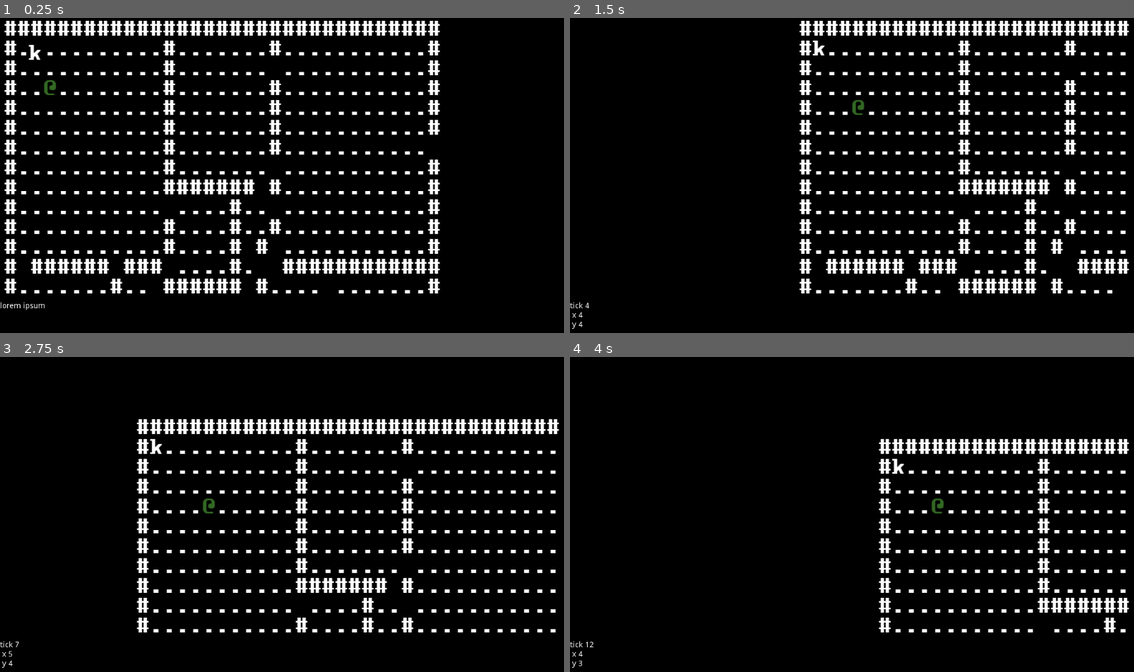
Above: before the commit, frames 1-4 (two rows, left to right).
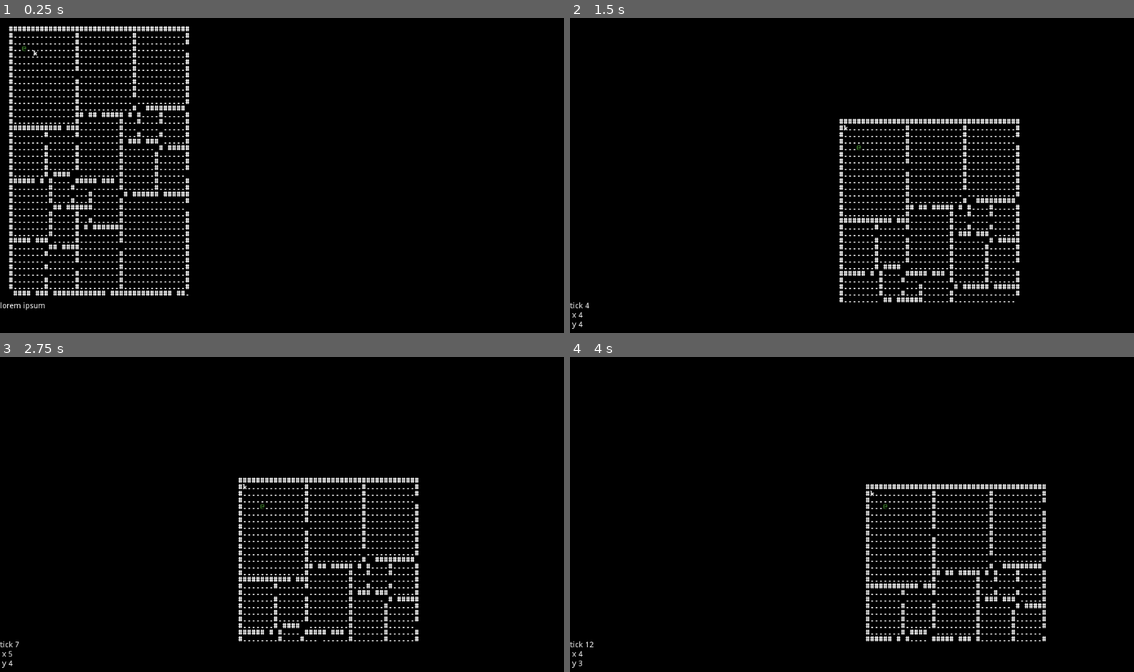
Above: after the commit, the same moments.

Repository: redxaxder/7DRL2022
Game: Godot game, scene res://scenes/root.tscn
Two runs of this game, one before a commit and one after it. Both use one fixed random seed, a clock stepped at 60 frames per second and the inputs below.
Inputs:
- Up to frame 1 (0.25 s): no input
- Up to frame 2 (1.5 s): tap Enter at 0.5 s; hold Right (right) 0.53-1.28 s; hold Space (action) 0.53-1.28 s; hold Down (down) from 1.28 s (still down); tap Space (action) at 1.35 s
- Up to frame 3 (2.75 s): tap Enter at 2 s; release Down (down) at 2.03 s; hold Right (right) from 2.03 s (still down); hold . (pass) from 2.03 s (still down); tap Space (action) at 2.3 s
- Up to frame 4 (4 s): tap Space (action) at 2.75, 2.85 s; release Right (right) at 2.78 s; release . (pass) at 2.78 s; hold Up (up) 2.78-3.53 s; tap Enter at 3.5 s; hold Left (left) from 3.53 s (still down); hold Space (action) from 3.53 s (still down)

The runs differ from the first frame. In frame 1, 18% of the frame differs, in the area x 0-79%, y 0-89%; in frame 2, 14%; in frame 3, 12%; in frame 4, 8.7%.

Commit message:
small text

Diff:
--- a/lib/screen.gd
+++ b/lib/screen.gd
@@ -1,8 +1,8 @@
-const TILE_WIDTH: int = 24
-const TILE_HEIGHT: int = 36
+const TILE_WIDTH: int = 8
+const TILE_HEIGHT: int = 12
 
-const VIEWPORT_WIDTH: int = 42
-const VIEWPORT_HEIGHT: int = 14
+const VIEWPORT_WIDTH: int = 42 * 3
+const VIEWPORT_HEIGHT: int = 14 * 3
 
 const CENTER_X: int = VIEWPORT_WIDTH / 2
 const CENTER_Y: int = VIEWPORT_HEIGHT / 2
--- a/resources/maps/static_map.gd
+++ /dev/null
@@ -1,17 +0,0 @@
-
-var maps = [{
-	"width": 154,
-	"height": 154,
-	"rooms":  [Vector3(0, 0, 61), Vector3(61, 0, 52), Vector3(113, 0, 41), Vector3(113, 41, 11), Vector3(124, 41, 30), Vector3(61, 52, 9), Vector3(70, 52, 35), Vector3(105, 52, 19), Vector3(0, 61, 46), Vector3(46, 61, 24), Vector3(105, 71, 16), Vector3(121, 71, 33), Vector3(46, 85, 22), Vector3(68, 85, 2), Vector3(68, 87, 36), Vector3(104, 87, 17), Vector3(104, 104, 50), Vector3(0, 107, 47), Vector3(47, 107, 21), Vector3(68, 123, 5), Vector3(73, 123, 31), Vector3(47, 128, 26)]
-	},
-	{
-		"width": 15,
-		"height": 15,
-		"rooms": [Vector3(0,0,5), Vector3(5, 0, 5), Vector3(0, 5, 5), Vector3(5, 5, 10)]
-	},
-	{
-		"width": 5,
-		"height": 5,
-		"rooms": [Vector3(0, 0, 5)]
-	}
-	]
--- a/scenes/root.gd
+++ b/scenes/root.gd
@@ -4,14 +4,17 @@
 var SCREEN = preload("res://lib/screen.gd").new()
 var constants = preload("res://lib/const.gd").new()
 
+onready var pc = $pc
+onready var terrain = $terrain
+
 signal end_player_turn(pan)
 
 export(PackedScene) var knight_scene
 
 func _ready():
-	$terrain.load_map(100)
+	terrain.load_random_map()
 	connect(constants.END_PLAYER_TURN, $Scheduler, "_end_player_turn")
-	$pc.position = SCREEN.dungeon_to_screen(x - pan.x,y - pan.y)
+	pc.position = SCREEN.dungeon_to_screen(x - pan.x,y - pan.y)
 	var knight = knight_scene.instance()
 	knight.pos.x = 1
 	knight.pos.y = 1
@@ -47,7 +50,7 @@
 		acted = true
 
 	if acted:
-		$pc.position = SCREEN.dungeon_to_screen(x - pan.x,y - pan.y)
+		pc.position = SCREEN.dungeon_to_screen(x - pan.x,y - pan.y)
 		tick += 1
 		$hud/status_panel/text.text = "tick {0}\n x {1}\n y {2}".format([tick,x,y])
 		emit_signal(constants.END_PLAYER_TURN, pan)
@@ -66,13 +69,12 @@
 			pan = Vector2(x-SCREEN.CENTER_X-look_distance_h,y-SCREEN.CENTER_Y)
 		DIR.RIGHT:
 			pan = Vector2(x-SCREEN.CENTER_X+look_distance_h,y-SCREEN.CENTER_Y)
-	$terrain	.pan = pan
-	$terrain._draw()
-	$terrain.update()
+	terrain.pan = pan
+	terrain.update()
 
 
 func try_move(i,j) -> bool:
-	if $terrain.at(i,j) == '#':
+	if terrain.at(i,j) == '#':
 		return false
 	else:
 		x = i
--- a/scenes/root.tscn
+++ b/scenes/root.tscn
@@ -11,11 +11,11 @@
 script = ExtResource( 1 )
 knight_scene = ExtResource( 5 )
 
+[node name="pc" parent="." instance=ExtResource( 2 )]
+position = Vector2( 268.288, 92.4556 )
+
 [node name="terrain" type="Node2D" parent="."]
 script = ExtResource( 3 )
-
-[node name="pc" parent="." instance=ExtResource( 2 )]
-position = Vector2( 268.288, 92.4556 )
 
 [node name="hud" type="CanvasLayer" parent="."]
 
--- a/scenes/terrain.gd
+++ b/scenes/terrain.gd
@@ -20,8 +20,9 @@
 
 
 # Called when the node enters the scene tree for the first time.
-#func _ready():
-#	load_map(0)
+
+func _ready():
+	randomize()
 
 func to_linear(x,y) -> int:
 	return width * y + x
@@ -86,6 +87,10 @@
 			m = i
 	return m
 
+func load_random_map():
+	var ix = (randi() % 263 + 1) * 100
+	load_map(ix)
+
 func load_map_resource(ix):
 	var path = "res://resources/maps/map{0}.tres".format([ix])
 	return load(path)
@@ -136,7 +141,7 @@
 var wall_txtr = (preload("res://sprites/wall.tscn").instance() as Sprite).texture
 var floor_txtr = (preload("res://sprites/floor.tscn").instance() as Sprite).texture
 
-const offset: Vector2 = Vector2(-12,-18)
+var offset: Vector2 = Vector2(-SCREEN.TILE_WIDTH / 2,-SCREEN.TILE_HEIGHT / 2)
 func _draw():
 	#instead of managing a bajillion sprites in here we manually
 	#draw walls and floors
--- a/sprites/backstop.tscn
+++ b/sprites/backstop.tscn
@@ -1,11 +1,11 @@
 [gd_scene load_steps=3 format=2]
 
-[ext_resource path="res://resources/curses_24_36.png" type="Texture" id=1]
+[ext_resource path="res://resources/curses_8_12.png" type="Texture" id=1]
 
 [sub_resource type="AtlasTexture" id=1]
 flags = 4
 atlas = ExtResource( 1 )
-region = Rect2( 264, 468, 24, 36 )
+region = Rect2( 88, 156, 8, 12 )
 
 [node name="backstop" type="Sprite"]
 modulate = Color( 0, 0, 0, 1 )
--- a/sprites/floor.tscn
+++ b/sprites/floor.tscn
@@ -1,11 +1,11 @@
 [gd_scene load_steps=3 format=2]
 
-[ext_resource path="res://resources/curses_24_36.png" type="Texture" id=1]
+[ext_resource path="res://resources/curses_8_12.png" type="Texture" id=1]
 
 [sub_resource type="AtlasTexture" id=1]
 flags = 4
 atlas = ExtResource( 1 )
-region = Rect2( 336, 72, 23, 36 )
+region = Rect2( 112, 24, 8, 12 )
 
 [node name="floor" type="Sprite"]
 position = Vector2( 137.397, 30.0692 )
--- a/sprites/knight.tscn
+++ b/sprites/knight.tscn
@@ -1,13 +1,13 @@
 [gd_scene load_steps=5 format=2]
 
-[ext_resource path="res://resources/curses_24_36.png" type="Texture" id=1]
+[ext_resource path="res://resources/curses_8_12.png" type="Texture" id=1]
 [ext_resource path="res://sprites/backstop.tscn" type="PackedScene" id=2]
 [ext_resource path="res://sprites/knight.gd" type="Script" id=3]
 
 [sub_resource type="AtlasTexture" id=1]
 flags = 4
 atlas = ExtResource( 1 )
-region = Rect2( 264, 216, 24, 36 )
+region = Rect2( 88, 72, 8, 12 )
 
 [node name="knight" type="Sprite"]
 position = Vector2( 64, 64 )
--- a/sprites/pc.tscn
+++ b/sprites/pc.tscn
@@ -1,12 +1,12 @@
 [gd_scene load_steps=4 format=2]
 
-[ext_resource path="res://resources/curses_24_36.png" type="Texture" id=1]
+[ext_resource path="res://resources/curses_8_12.png" type="Texture" id=1]
 [ext_resource path="res://sprites/backstop.tscn" type="PackedScene" id=2]
 
 [sub_resource type="AtlasTexture" id=1]
 flags = 4
 atlas = ExtResource( 1 )
-region = Rect2( 0, 144, 24, 36 )
+region = Rect2( 0, 48, 8, 12 )
 
 [node name="pc" type="Sprite"]
 modulate = Color( 0.196078, 0.407843, 0.137255, 1 )
--- a/sprites/wall.tscn
+++ b/sprites/wall.tscn
@@ -1,11 +1,11 @@
 [gd_scene load_steps=3 format=2]
 
-[ext_resource path="res://resources/curses_24_36.png" type="Texture" id=1]
+[ext_resource path="res://resources/curses_8_12.png" type="Texture" id=1]
 
 [sub_resource type="AtlasTexture" id=1]
 flags = 4
 atlas = ExtResource( 1 )
-region = Rect2( 72, 72, 23, 36 )
+region = Rect2( 24, 24, 7, 12 )
 
 [node name="wall" type="Sprite"]
 texture = SubResource( 1 )
Binary file added: resources/curses_8_12.png
Not shown, added: resources/curses_8_12.png.import
